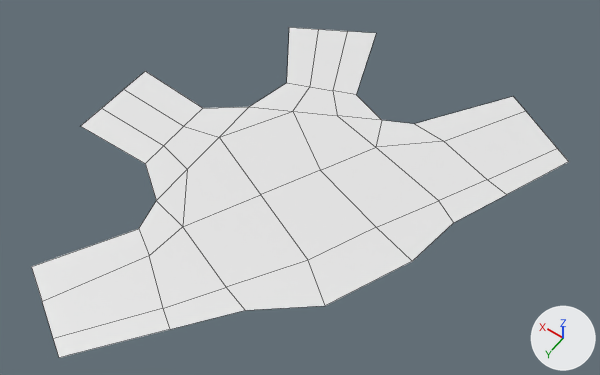
An edit to the OBJ model Assets/Models/River/river_4_a.obj, drawn before and after from the same camera.
The view is the same before and after, from a 50 mm camera at (-1.77, 2.61, 4.28) aimed at (0.16, -0.08, 0.04). Arrows for +X, +Y and +Z are at lower right; the lights stay in place. The first picture is the older version. Mesh edges are drawn as thin lines. Where no turn or scale is listed for an object, it has been applied to the vertices.

The first picture shows 'river_4_a'.
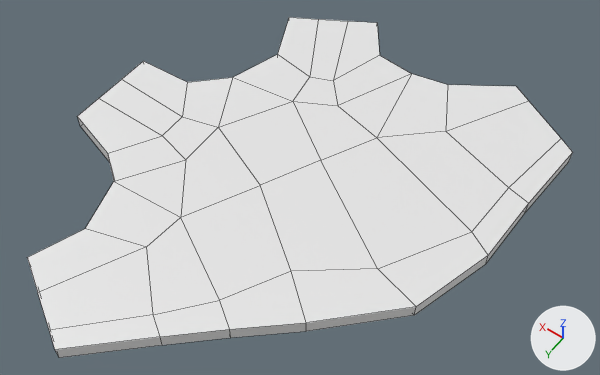
What the commit changed:
me_river_4_a is used by ob_river_4_a; location (0.0, 0.0, 0.0).
me_river_4_a had 51 vertices, 36 faces and spanned x -1.15..1.73, y -1.67..1.67, z 0.0.
me_river_4_a now has 102 vertices, 91 faces and spans x -1.15..1.73, y -1.67..1.67, z 0.0..0.1.
Part 1, on me_river_4_a:
36 faces are deleted.
21 vertices move from x -0.94..1.15, y -1.03..1.17, z 0.0 to x -1.15..1.33, y -1.4..1.67, z 0.0..0.1.
32 vertices are added at x -1.11..1.73, y -1.59..1.6, z 0.0..0.1.
19 new vertices lie (0.0, 0.0, 0.1) away from vertices in x -0.77..1.73, y -1.67..1.33, z 0.0.
91 new faces join them.

Where the change shows, as pixel boxes (x1, y1, x2, y2) in the pictures (600 x 375 px):
'river_4_a', reshaped: before (31, 27, 569, 358); after (27, 17, 573, 358)
